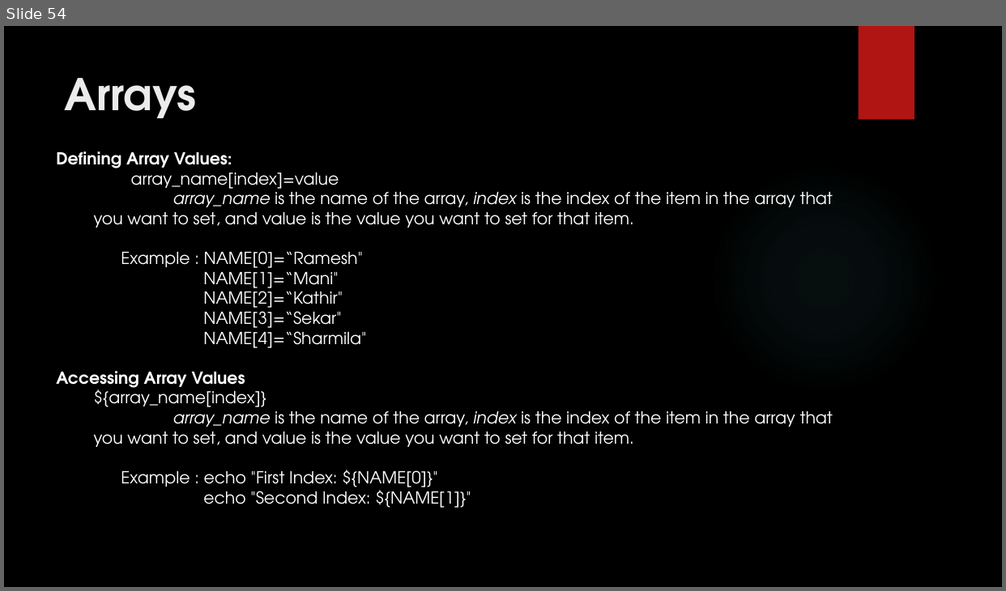
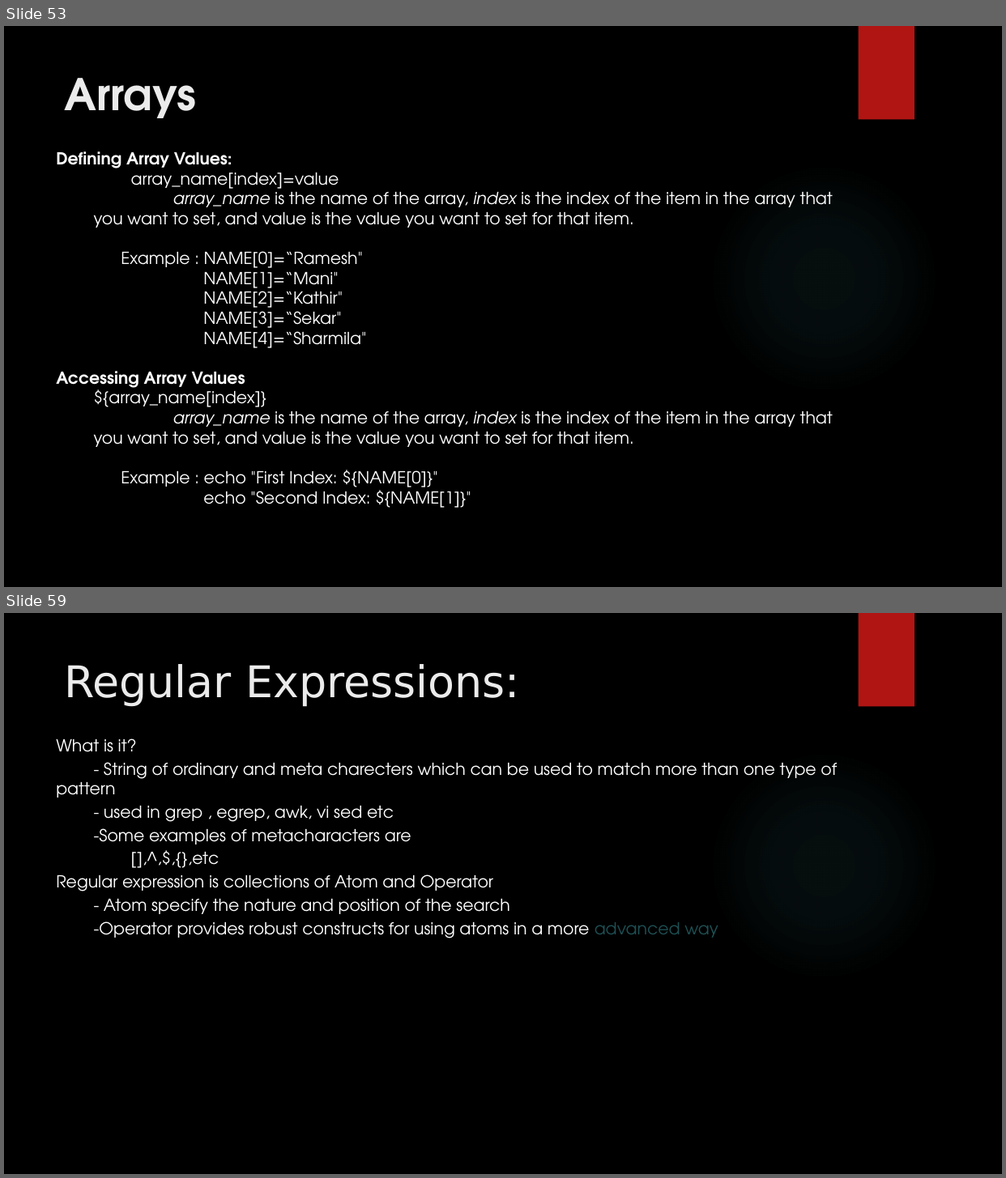
Before and after one commit to RaghulRameshTrainer/mobily_infotech, a slide deck: UnixShellScripting.pptx. Shown one above the other, each under a label of ours: slide 54 before the commit, slides 53 and 59 after it; the slides between them are not shown. The pictures are 1006x591 and 1006x1178 pixels, drawn with LibreOffice and Linux fonts; fonts in the diff are those of the drawing; background and template pictures are left out. Boxes give left, top, right and bottom in pixels: in the first picture for what was removed or moved away, otherwise in the second. Text is boxed around its words. In the diff, an @@ line names an element or a change of style, - is before the commit and + after.

```diff
--- a/UnixShellScripting.pptx
+++ b/UnixShellScripting.pptx
@@ slide 59 added at [4, 613, 1002, 1174], background picture (left out); not listed: 2 template elements that a slide beside it also shows @@
@@ title added at [65, 664, 519, 706], 42 pt, text #EBEBEB @@
+Regular Expressions:
@@ text added at [56, 739, 837, 939], 16 pt, text #FFFFFF @@
+What is it?
+- String of ordinary and meta charecters which can be used to match more than one type of pattern
+- used in grep , egrep, awk, vi sed etc
+-Some examples of metacharacters are
+[],^,$,{},etc
+Regular expression is collections of Atom and Operator
+- Atom specify the nature and position of the search
+-Operator provides robust constructs for using atoms in a more advanced way
@@ what was slide 54 is now slide 53 @@
```
Also in this commit, not shown: 1 slide changed, 36 other slides added, 1 slide removed.
